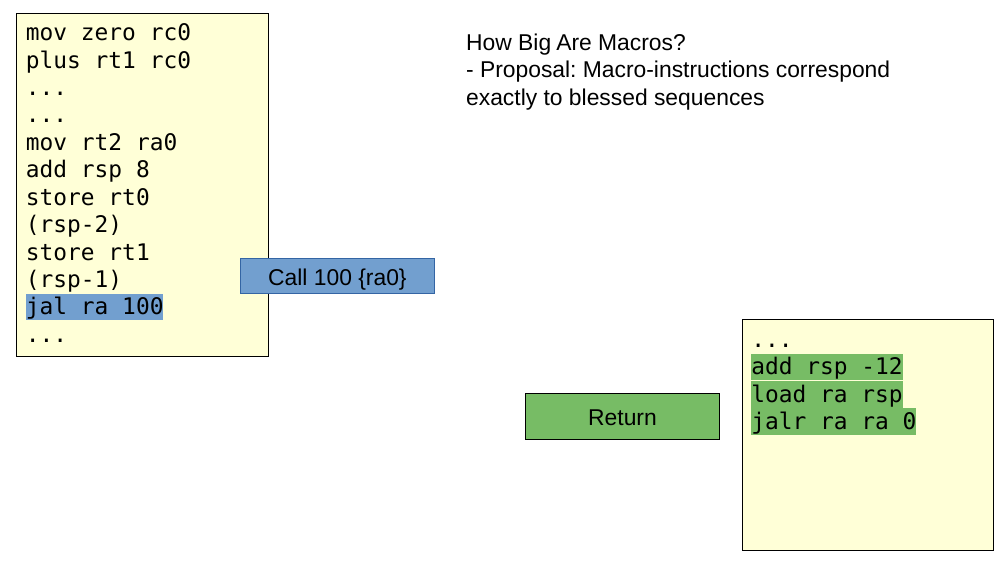
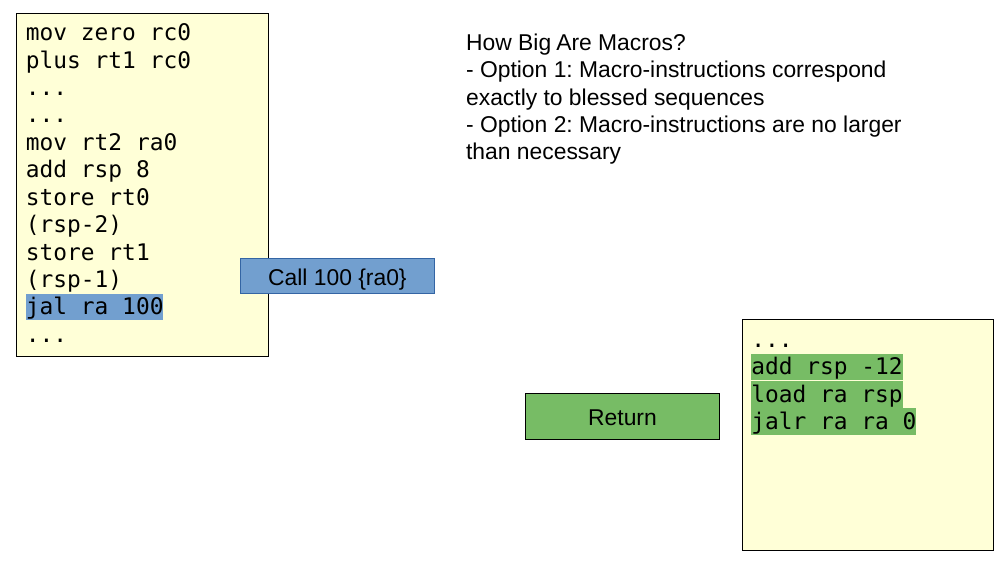
Before and after one commit to bcpierce00/interfering, a slide deck: slide 4 of submission5/StackPres.odp (slide 5 before the commit). Drawn at 1008x567 pixels with LibreOffice and Linux fonts; fonts in the diff are those of the drawing. Boxes give left, top, right and bottom in pixels: in the first picture for what was removed or moved away, otherwise in the second. Text is boxed around its words. In the diff, an @@ line names an element or a change of style, - is before the commit and + after.

```diff
--- a/submission5/StackPres.odp
+++ b/submission5/StackPres.odp
@@ text at [480, 60, 886, 82]: text changed @@
-- Proposal: Macro-instructions correspond
+- Option 1: Macro-instructions correspond
@@ text at [466, 115, 901, 164]: paragraphs added @@
+- Option 2: Macro-instructions are no larger
+than necessary
```
Also in this commit, not shown: 1 other slide changed, 8 slides added, 5 slides removed, 1 other file.
